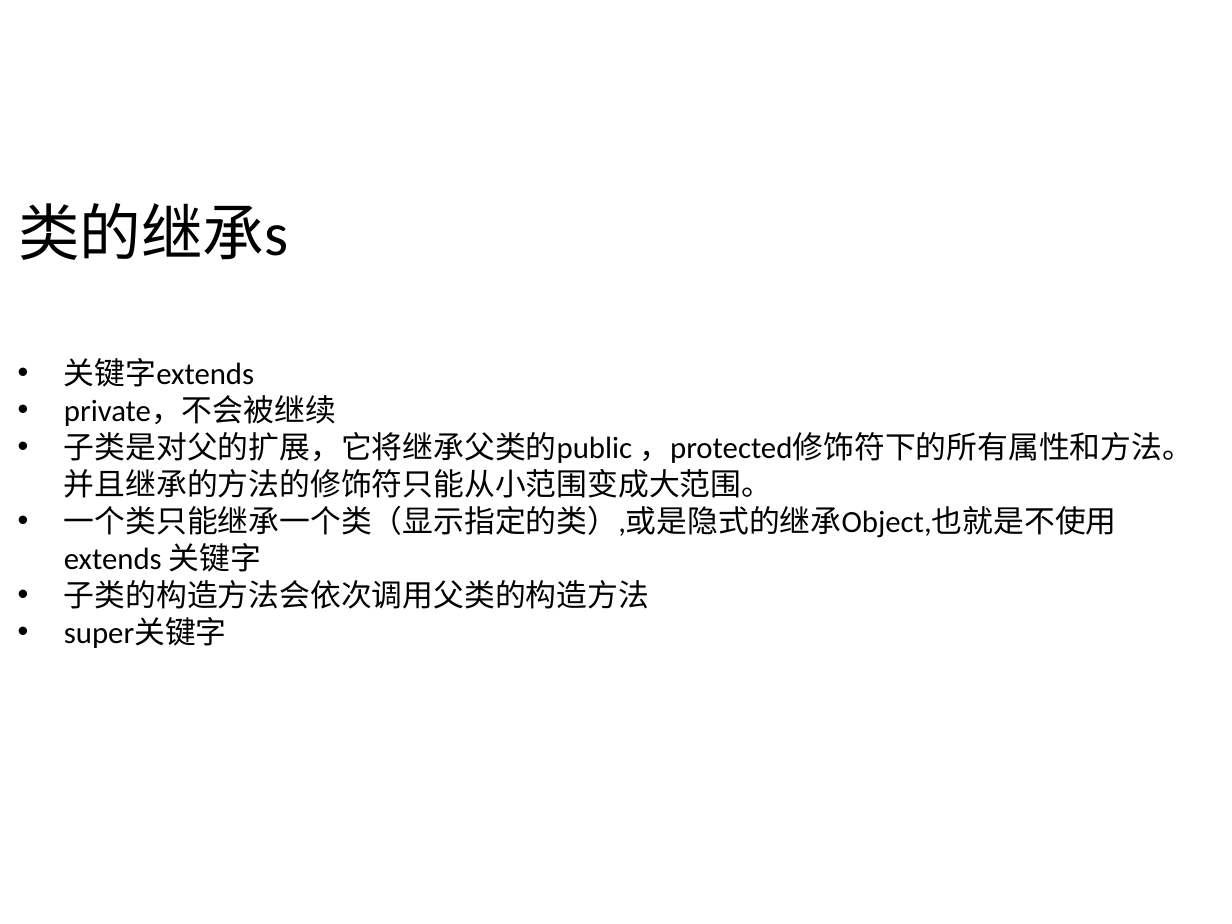
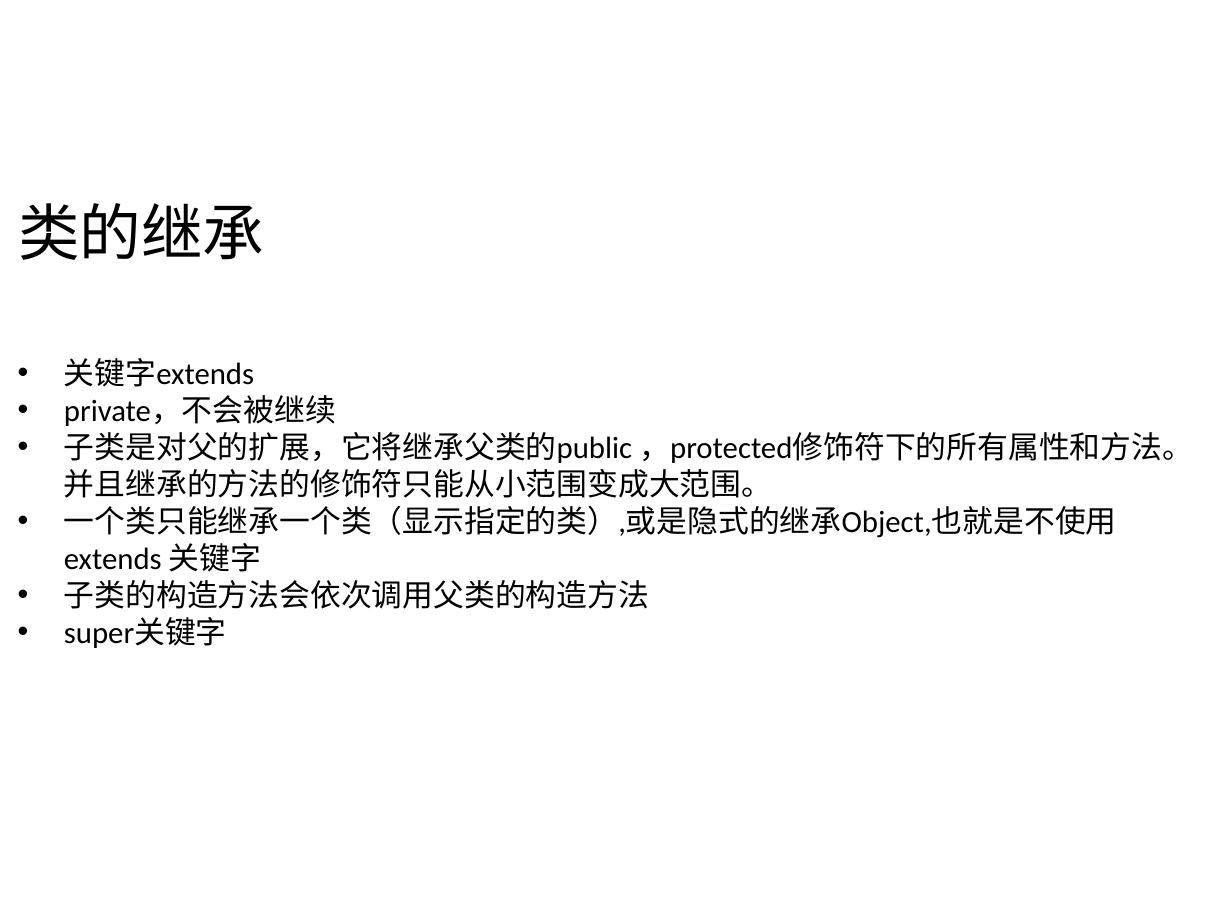
Before and after one commit to frankzhf/cheer2017, a slide deck: slide 3 of ppt/6/11.接口、继承与多态.ppt. Drawn at 1232x924 pixels with LibreOffice and Linux fonts; fonts in the diff are those of the drawing; background and template pictures are left out. Boxes give left, top, right and bottom in pixels: in the first picture for what was removed or moved away, otherwise in the second. Text is boxed around its words. In the diff, an @@ line names an element or a change of style, - is before the commit and + after.

```diff
--- a/ppt/6/11.接口、继承与多态.ppt
+++ b/ppt/6/11.接口、继承与多态.ppt
@@ title at <box>18,203,264,260</box>: text changed @@
-类的继承s
+类的继承
```
Also in this commit, not shown: 1 other file.
